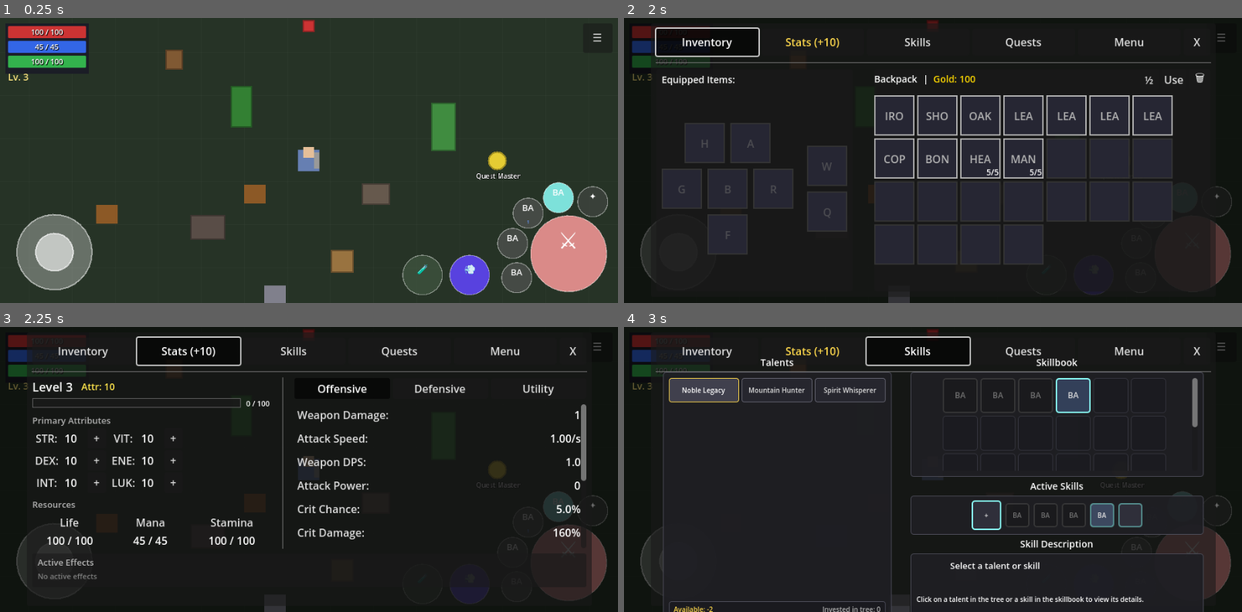
Above: before the commit, frames 1-4 (two rows, left to right).
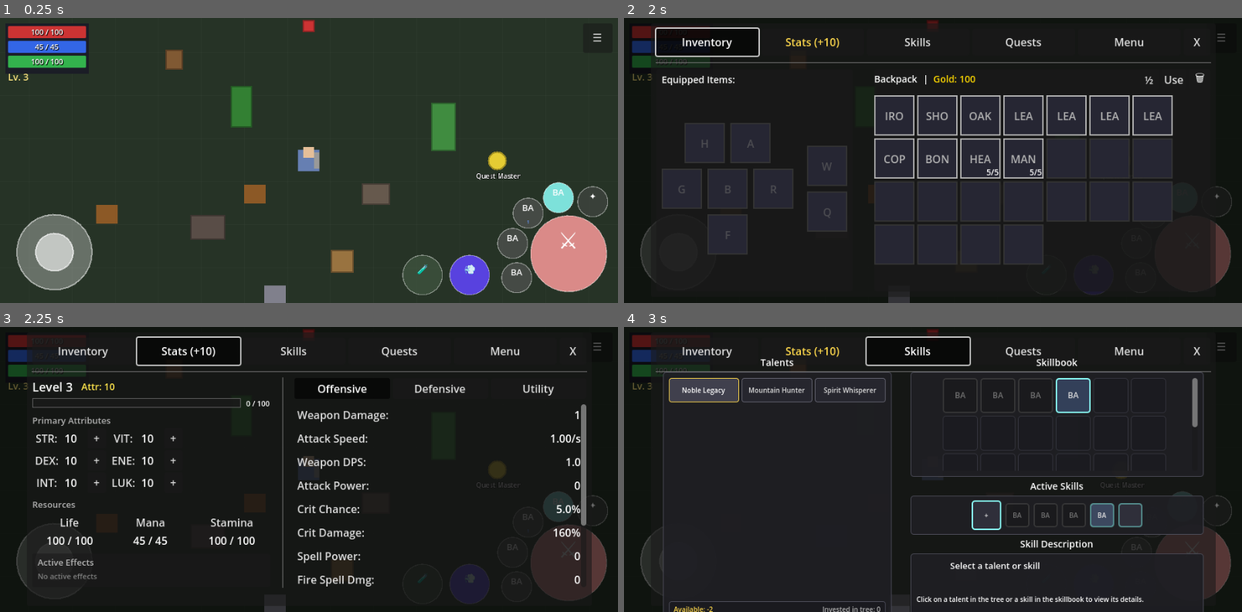
Above: after the commit, the same moments.

Repository: MatousHruska/MobileTestia
Game: Godot game, scene res://scenes/world/test_zone.tscn
Same seed, same stepped clock (60 frames per second), same inputs: the game is played once before the commit and once after it.
Inputs:
- Up to frame 1 (0.25 s): no input
- Up to frame 2 (2 s): click "☰" at 0.5 s; click "Inventory" at 1.25 s
- Up to frame 3 (2.25 s): click "Stats (+10)" at 2 s
- Up to frame 4 (3 s): click "Skills" at 2.75 s

Frames 1-2 are identical in both runs. In frame 3, 0.6% of the frame differs, in the area x 45-95%, y 53-92%; in frame 4, nothing differs.

Commit message:
Move Active Effects section into left panel

Diff:
--- a/scripts/ui/menu/stats_panel.gd
+++ b/scripts/ui/menu/stats_panel.gd
@@ -60,19 +60,13 @@
 
 
 func _build_ui() -> void:
-	# Main vertical layout: Top (stats panels) | Bottom (effects section)
-	var main_vbox := VBoxContainer.new()
-	main_vbox.set_anchors_preset(Control.PRESET_FULL_RECT)
-	main_vbox.add_theme_constant_override("separation", 8)
-	add_child(main_vbox)
-
-	# === TOP: Horizontal split for stats ===
+	# Main horizontal layout: Left panel | Right panel
 	var main_hbox := HBoxContainer.new()
-	main_hbox.size_flags_vertical = Control.SIZE_EXPAND_FILL
+	main_hbox.set_anchors_preset(Control.PRESET_FULL_RECT)
 	main_hbox.add_theme_constant_override("separation", 16)
-	main_vbox.add_child(main_hbox)
-
-	# === LEFT SIDE: Primary Attributes + Resources ===
+	add_child(main_hbox)
+
+	# === LEFT SIDE: Primary Attributes + Resources + Effects ===
 	var left_panel := _create_left_panel()
 	left_panel.size_flags_horizontal = Control.SIZE_EXPAND_FILL
 	left_panel.size_flags_stretch_ratio = 0.45
@@ -88,10 +82,6 @@
 	right_panel.size_flags_stretch_ratio = 0.55
 	main_hbox.add_child(right_panel)
 
-	# === BOTTOM: Active Effects Section ===
-	var effects_section := _create_effects_section()
-	main_vbox.add_child(effects_section)
-
 
 func _create_left_panel() -> Control:
 	var container := VBoxContainer.new()
@@ -105,9 +95,13 @@
 	var attributes_section := _create_attributes_section()
 	container.add_child(attributes_section)
 
-	# === RESOURCES (simple text, no bars) ===
+	# === RESOURCES ===
 	var resources_section := _create_resources_section()
 	container.add_child(resources_section)
+
+	# === ACTIVE EFFECTS ===
+	var effects_section := _create_effects_section()
+	container.add_child(effects_section)
 
 	return container
 
